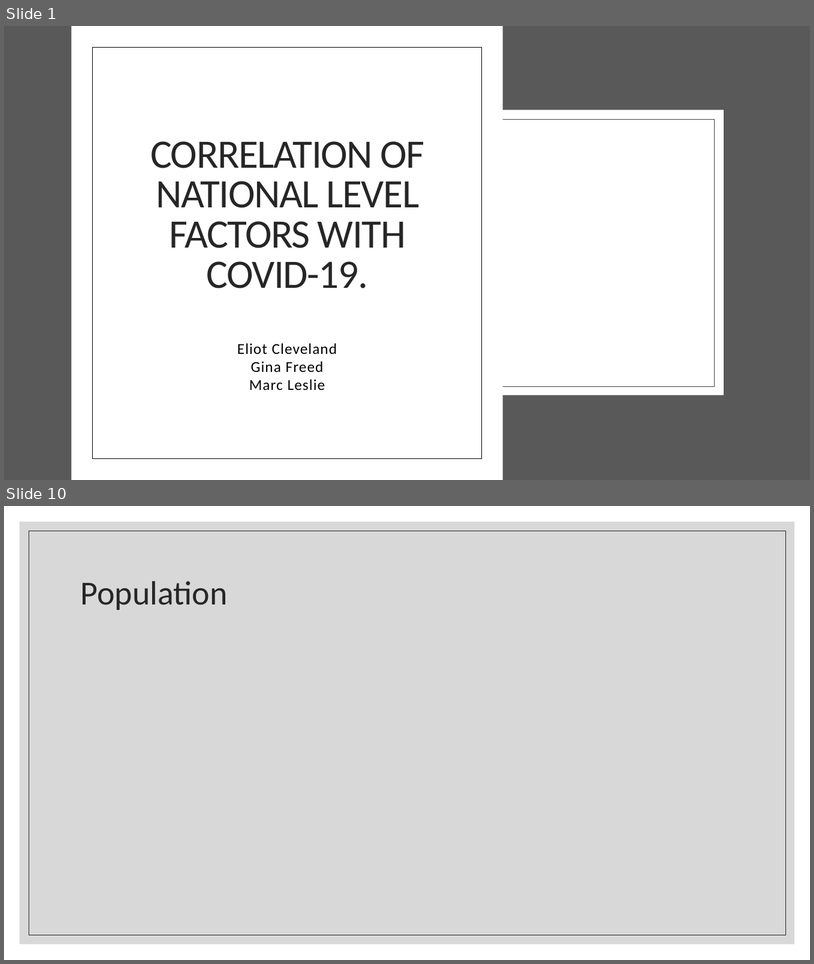
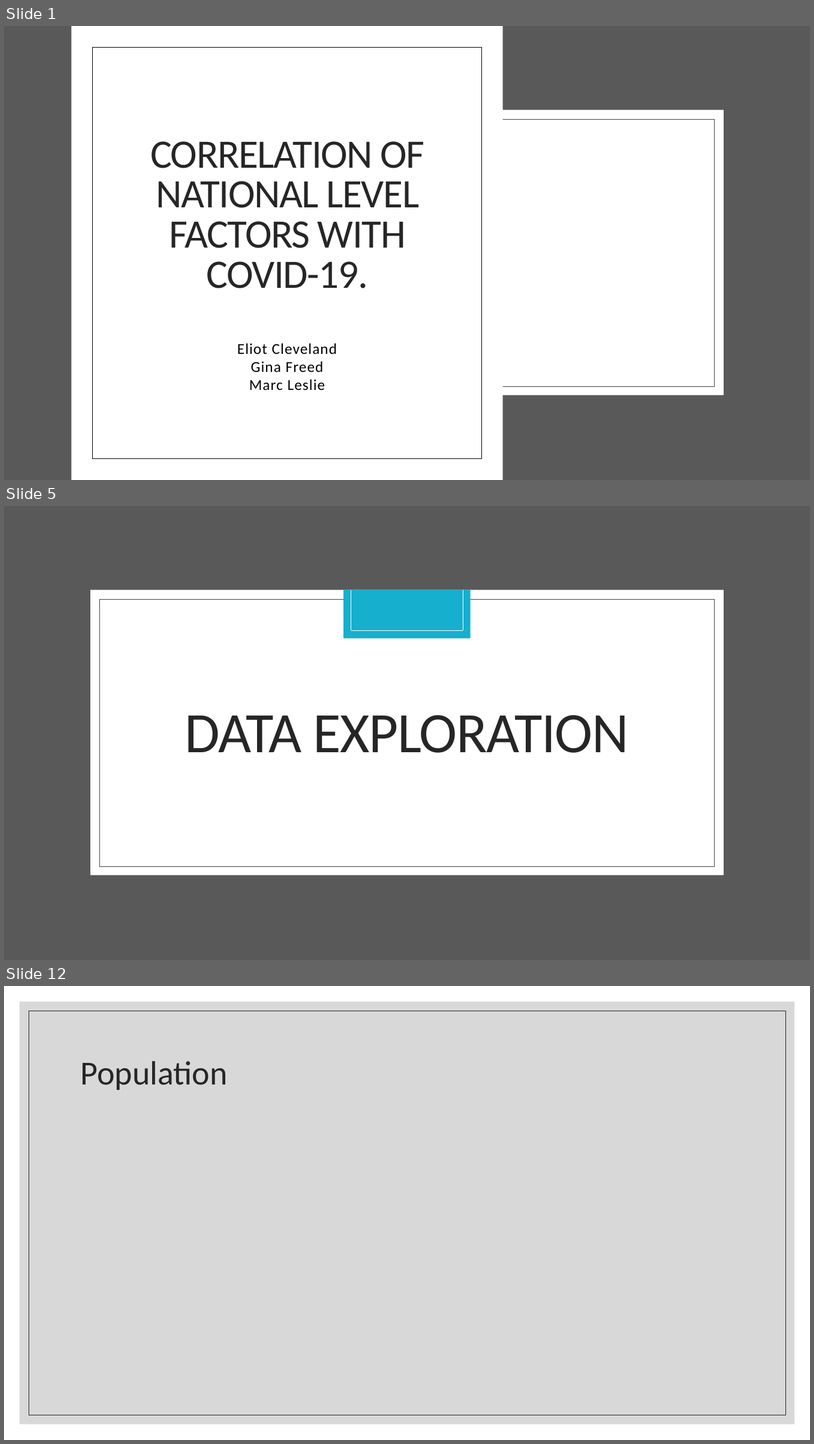
Before and after one commit to eclevela-1234/Covid-19-in-Europe, a slide deck: Covid-19 Presentation Team GEM.pptx. Shown one above the other, each under a label of ours: slides 1 and 10 before the commit, slides 1, 5 and 12 after it; the slides between them are not shown. The pictures are 814x964 and 814x1444 pixels, drawn with LibreOffice and Linux fonts; fonts in the diff are those of the drawing; background and template pictures are left out. Boxes give left, top, right and bottom in pixels: in the first picture for what was removed or moved away, otherwise in the second. Text is boxed around its words. In the diff, an @@ line names an element or a change of style, - is before the commit and + after.

```diff
--- a/Covid-19 Presentation Team GEM.pptx
+++ b/Covid-19 Presentation Team GEM.pptx
@@ slide 5 added at (x1=4, y1=506, x2=810, y2=960), background #FFFFFF; not listed: 3 template elements that a slide beside it also shows @@
@@ rectangle added at (x1=344, y1=590, x2=471, y2=639), fill #16AFCD @@
@@ line added from (351, 590) to (351, 631), #FFFFFF 0.5 pt @@
@@ line added from (463, 590) to (463, 631), #FFFFFF 0.5 pt @@
@@ line added from (351, 631) to (463, 631), #FFFFFF 0.5 pt @@
@@ title added at (x1=185, y1=715, x2=629, y2=753), 68 pt, text #262626 @@
+DATA EXPLORATION
@@ what was slide 10 is now slide 12 @@
```
Also in this commit, not shown: 1 slide changed, 10 other slides added, 8 slides removed.
